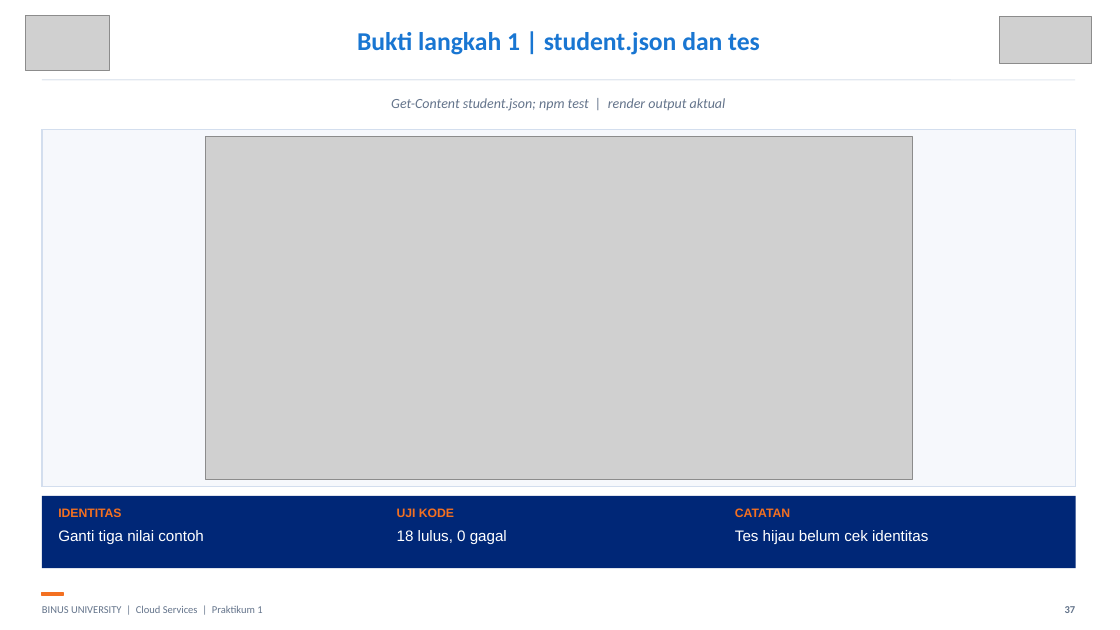
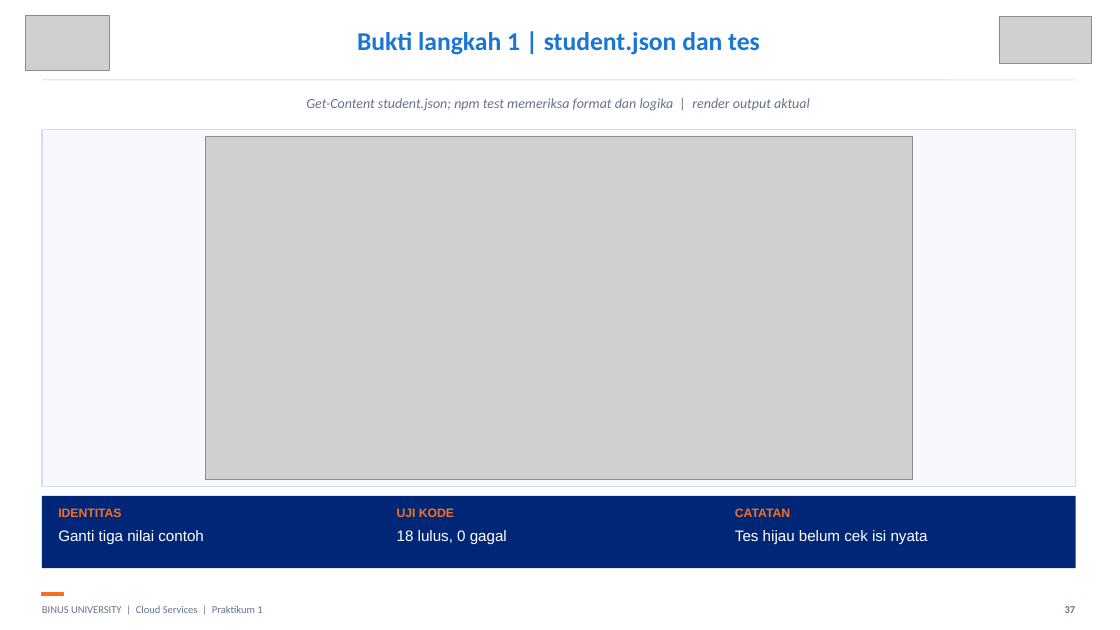
Before and after one commit to SeedFlora/meet1CloudService, a slide deck: slide 37 of slides/LAB01_Pengantar_Cloud_Hands_On_Final.pptx. Drawn at 1120x630 pixels with LibreOffice and Linux fonts; fonts in the diff are those of the drawing; grey boxes stand for pictures. Boxes give left, top, right and bottom in pixels: in the first picture for what was removed or moved away, otherwise in the second. Text is boxed around its words. In the diff, an @@ line names an element or a change of style, - is before the commit and + after.

```diff
--- a/slides/LAB01_Pengantar_Cloud_Hands_On_Final.pptx
+++ b/slides/LAB01_Pengantar_Cloud_Hands_On_Final.pptx
@@ text at (306,98,810,111): text changed @@
-Get-Content student.json; npm test | render output aktual
+Get-Content student.json; npm test memeriksa format dan logika | render output aktual
@@ text at (735,530,928,544): text changed @@
-Tes hijau belum cek identitas
+Tes hijau belum cek isi nyata
```
Also in this commit, not shown: 21 other slides changed, 2 slides added, 2 slides removed, 1 other file.
